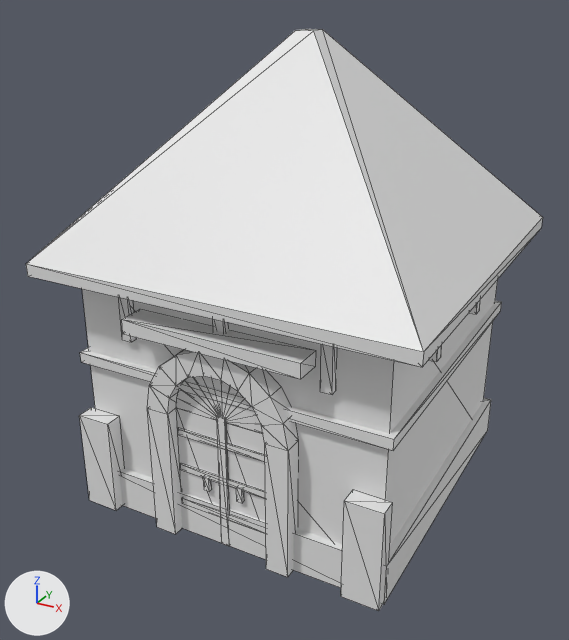
A saved change to the glTF model godot/models/cellar_tower.glb.
Rendered twice from a 50 mm camera at (5.71, -11.15, 8.36) aimed at (-0.16, -0.48, 3.03). Every picture has the same lights, and +X, +Y and +Z are marked at lower left. The picture after the commit comes second. Mesh edges are drawn as thin lines. Vertices at exactly the same position are counted once.

Names of what the first picture shows: 'cellar_tower', 'wood_door'.
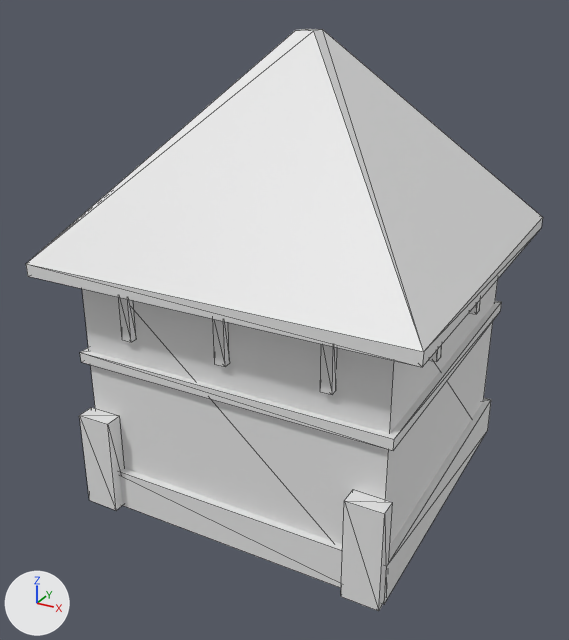
Pixel boxes [x1, y1, x2, y2] of what changed, in the pictures (569 x 640 px):
'wood_door', deleted: before [176, 376, 265, 546]
part 1 of me_cellar_tower, deleted: before [147, 350, 298, 577]
part 2 of me_cellar_tower, deleted: before [122, 309, 315, 379]

Edits to the bpy script that builds the scene:
```text
Change me_cellar_tower:
    used by ob_cellar_tower; location = (0.0, 0.0, 0.0)
    remove me_cellar_tower.from_pydata(...)  # 204 vertices, 358 faces; spans x -3.15..3.15, y -3.15..3.15, z 0.0..7.6
    add me_cellar_tower.from_pydata(...)  # 148 vertices, 224 faces; spans x -3.15..3.15, y -3.15..3.15, z 0.0..7.6
    me_cellar_tower part 1: the loose piece of 48 vertices spanning x -1.23..1.23, y -2.9..-2.58, z 0.0..3.46 is deleted
    me_cellar_tower part 2: the loose piece of 8 vertices spanning x -1.48..1.48, y -3.02..-2.58, z 3.5..3.74 is deleted
Remove ob_wood_door:
    ob_wood_door = bpy.data.objects.new('wood_door', me_wood_door)
    ob_wood_door.location = (0.0, 0.0, 0.0)
```
